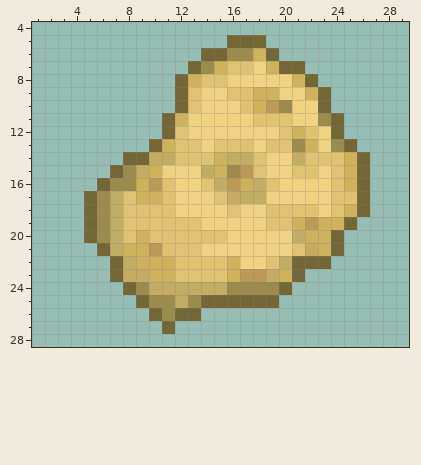
A pixel-art file gets an edit: dot/potate.aseprite. Above is the file before it was changed.
32x32 pixels, 1 frame. Colours within 5 levels of each other are drawn and written as one. Shown: x 1..29, y 4..28.
And afterwards:
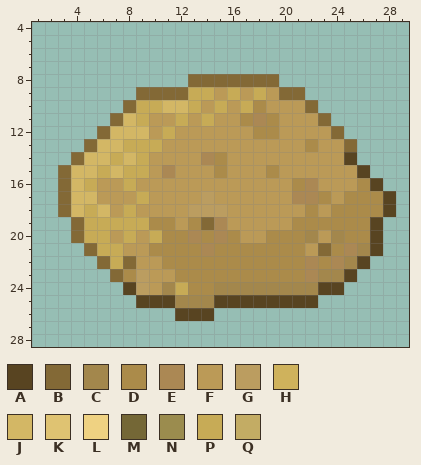
Palette (. is transparent): A #584421  B #836936  C #a3874c  D #ab8b4a  E #ab8854  F #bb9a57  G #bb9d60  H #cfb25c  J #d3b765  K #dfc372  L #efd282  M #746736  N #9b8c4e  P #c7ab56  Q #c3ac64
Edits made:
layer "Layer 2" now hidden
layer "Layer 1" now hidden
layer "Layer 4" added
layer "Layer 3" added
Changed rows in their new state; - is an unchanged pixel.
first column x 3:
 5 -------------...----------
 6 -----------......---------
 7 ----------.........-------
 8 ---------.BBBBBBB...------
 9 ------BBBBPPFPFPFBB..-----
10 -----BPPJJPFPFPD-FFB.-----
11 ----BJPFFPFPFFDEDFFFB.----
12 ---BJJJFPFFFFFFDDFFFFB----
13 --BJJPPPFFFFFFFFFFFDFFB---
14 -BJJPJPFFFFEDFFFFFFFFFA.--
15 BJJPJPPFEFFFDF-FDFFFFFFA--
16 BJPFFPF-FFFFF-FFFFDEFFFDA-
17 BJJFFFPFFFFGFFFFFFEEDFDDDA
18 BJPJFPFFFFGGGFFFFFFDFDDDDA
19 -BPPPPPDDFDBEFFFFFDDDDDDA-
20 -BPPFPFPDDEDEDFFDDDCFCDDA-
21 --BPPFFDDDDEDDDDDDDFBDECA-
22 ---BPBFFDDDDDDDDDDDEDECA--
23 ----BDGFFDDDDDDDDDDECCA---
24 -----AGFCPDDCCCCCCCCAA----
25 ------AAACCCAAAAAAAA------
26 -------..AAA--------------
27 --------.-----------------
Boxes around the changes in both pictures, in picture pixels (x1, y1, x2, y2):
changed: (58, 35, 396, 334)
